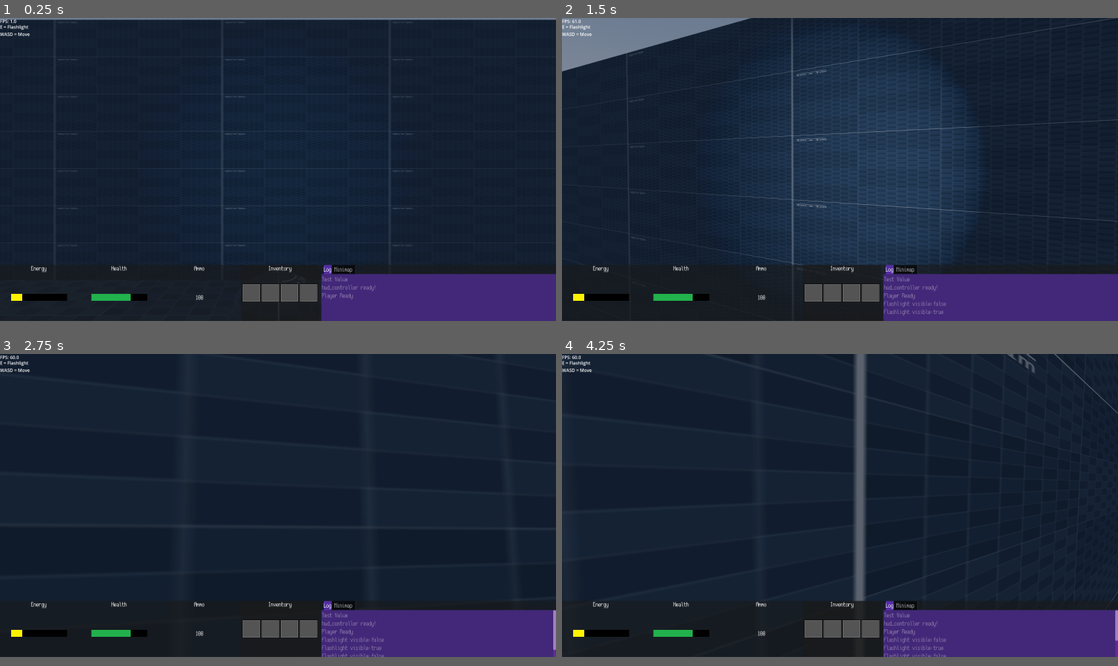
Above: before the commit, frames 1-4 (two rows, left to right).
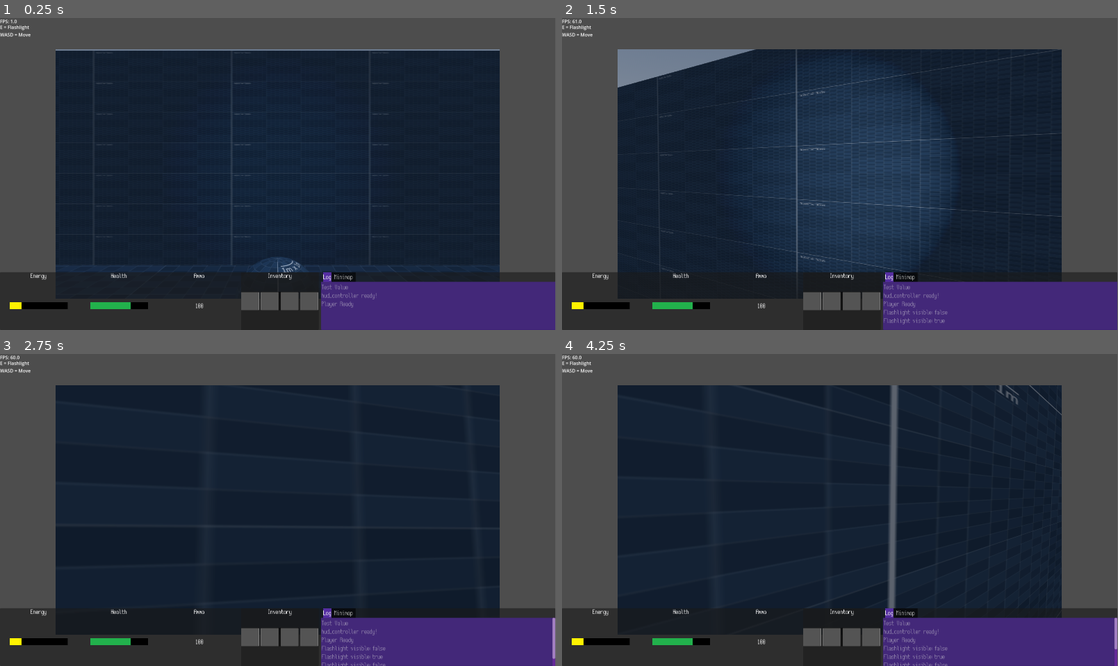
Above: after the commit, the same moments.

Repository: james-garrett/camera-shrink-demo
Game: Godot game, scene res://environment/World.tscn
Same seed, same stepped clock (60 frames per second), same inputs: the game is played once before the commit and once after it.
Inputs (mouse positions are in pixels of both pictures, inside the frame that each line leads up to):
- Up to frame 1 (0.25 s): no input
- Up to frame 2 (1.5 s): move the mouse to (867, 167) at 0.52 s; hold E (action_flashlight) 0.53-1.28 s; hold Up (ui_up) from 0.53 s (still down); tap Space (action_jump) at 0.77 s; move the mouse to (812, 170) at 1.27 s; tap E (action_flashlight) at 1.35 s
- Up to frame 3 (2.75 s): keep holding Up (ui_up); tap Space (action_jump) at 1.52 s; move the mouse to (289, 500) at 2.02 s; hold E (action_flashlight) from 2.03 s (still down)
- Up to frame 4 (4.25 s): keep holding Up (ui_up); tap Enter at 2.75 s; move the mouse to (834, 510) at 2.77 s; release E (action_flashlight) at 2.78 s; tap E (action_flashlight) at 2.85 s; tap Space (action_jump) at 3.02, 3.77 s; move the mouse to (878, 510) at 3.52 s; hold E (action_flashlight) from 3.53 s (still down)
In our replay, the window is 800x436 before the commit and 799x449 after it. These sizes can differ from the game's own. Grey fills any space a smaller window leaves; there, only what the larger window draws over its background counts as a difference.

The runs differ from the first frame. In frame 1, 31% of the frame differs, in the area x 0-100%, y 0-100%; in frame 2, 34%; in frame 3, 31%; in frame 4, 32%.

Commit message:
Got window to resize while considering aspect ratio, without showing subViewPort. This still causes performance issues and the scaling isn't perfect.

Diff:
--- a/environment/World.tscn
+++ b/environment/World.tscn
@@ -34,26 +34,12 @@
 
 [node name="MainScene" type="Node3D"]
 
-[node name="SubViewportContainer" type="SubViewportContainer" parent="."]
-anchors_preset = 8
-anchor_left = 0.5
-anchor_top = 0.5
-anchor_right = 0.5
-anchor_bottom = 0.5
-offset_left = -990.0
-offset_top = -540.0
-offset_right = 990.0
-offset_bottom = 540.0
-grow_horizontal = 2
-grow_vertical = 2
-scale = Vector2(0.999892, 0.99994)
-
-[node name="SubViewport" type="SubViewport" parent="SubViewportContainer"]
+[node name="SubViewport" type="SubViewport" parent="."]
 handle_input_locally = false
-size = Vector2i(1980, 1080)
+size = Vector2i(1920, 1080)
 render_target_update_mode = 4
 
-[node name="ProxyCamera" type="Camera3D" parent="SubViewportContainer/SubViewport"]
+[node name="ProxyCamera" type="Camera3D" parent="SubViewport"]
 transform = Transform3D(1, 0, 0, 0, 1, 0, 0, 0, 1, 0, 0.491182, 0.15522)
 current = true
 fov = 50.0
@@ -406,7 +392,7 @@
 [node name="Player" parent="." instance=ExtResource("3")]
 transform = Transform3D(1, 0, 0, 0, 1, 0, 0, 0, 1, 0, -1, 0)
 
-[node name="CenterContainer" type="CenterContainer" parent="."]
+[node name="VBoxContainer" type="VBoxContainer" parent="."]
 anchors_preset = 8
 anchor_left = 0.5
 anchor_top = 0.5
@@ -419,10 +405,11 @@
 grow_horizontal = 2
 grow_vertical = 2
 
-[node name="TextureRect" type="TextureRect" parent="CenterContainer"]
+[node name="CenterContainer" type="CenterContainer" parent="VBoxContainer"]
+layout_mode = 2
+
+[node name="TextureRect" type="TextureRect" parent="VBoxContainer/CenterContainer"]
 layout_mode = 2
 size_flags_horizontal = 3
 size_flags_vertical = 3
 script = ExtResource("13_dedhk")
-
-[node name="CanvasLayer" type="CanvasLayer" parent="."]
--- a/project.godot
+++ b/project.godot
@@ -21,8 +21,9 @@
 
 [display]
 
-window/size/viewport_width=1980
+window/size/viewport_width=1920
 window/size/viewport_height=1080
+window/size/initial_position_type=0
 
 [input]
 
--- a/scripts/hud_controller.gd
+++ b/scripts/hud_controller.gd
@@ -9,6 +9,12 @@
 var ui_expanded = true
 var target_size
 var resizing = false
+var uiWindowSizes = {
+	"16:9": [Vector2(1920, 1080), Vector2(1600, 900), Vector2(1366, 768), Vector2(1280, 720), Vector2(960, 540), Vector2(640, 360)]
+}
+var defaultAspectRatio = "16:9"
+var defaultWindowSize
+var uiWindowIndex = 0
 
 func _ready():
 	CustomLogger.log("hud_controller ready!")
@@ -25,27 +31,25 @@
 
 	#subViewportContainer.visible = false
 
-
-	viewport.set_custom_minimum_size(Vector2(1980, 1080))
-	#viewport.size = Vector2(1980, 1080)
+	defaultWindowSize = calculate_ratio_accurate_viewport(defaultAspectRatio, uiWindowSizes[defaultAspectRatio][uiWindowIndex])
+	viewport.set_custom_minimum_size(defaultWindowSize)
+	# viewport.set_custom_minimum_size(defaultWindowSize)
 	viewport.stretch_mode = TextureRect.STRETCH_SCALE
 
 	await get_tree().process_frame
 	#subViewportContainer.visible = false
 
+
 func _input(event):
 	if event is InputEventMouseButton:
-		# var emb = (InputEventMouseButton)event
 		if event.button_index == MOUSE_BUTTON_WHEEL_UP and event.pressed:
 			CustomLogger.log(str(event))
-			resize_ui_menu(true)
+			resize_ui_scroll(-1)
+			# resize_ui_menu(true)
 		elif event.button_index == MOUSE_BUTTON_WHEEL_DOWN and event.pressed:
 			CustomLogger.log(str(event))
-			resize_ui_menu(false)
-	# if event.button_index == MOUSE_BUTTON_WHEEL_UP:
-	# 	resize_ui_menu(true)
-	# elif event.button_index == MOUSE_BUTTON_WHEEL_DOWN:
-	# 	resize_ui_menu(false)
+			resize_ui_scroll(1)
+			# resize_ui_menu(false)
 
 func _process(delta):
 	if resizing:
@@ -56,19 +60,39 @@
 		else:
 			viewport.set_custom_minimum_size(new_size)
 
-# TODO make it an array of values we move up and down
-# Get current index, increase to zoom out, decrease to zoom in
-func resize_ui_menu(zoomed_in):
-	ui_expanded = zoomed_in
-	resizing = true
-	if zoomed_in:
-		#viewport.size = subViewportDefaultSize
-		target_size = Vector2(1980, 1080)
-		#viewport.set_custom_minimum_size(Vector2(1980, 1080))
-	else:
-		# viewportContainer.custom_minimum_size = Vector2(subViewportDefaultSize.x / 2, subViewportDefaultSize.y / 2)
-		target_size = Vector2(1000, 800)
-		#viewport.set_custom_minimum_size(Vector2(1000, 800))
-		# viewport.margin_left = viewport.margin_left - 500
-		# viewport.margin_bottom = viewport.margin_bottom - 500
-		#viewport.size = Vector2(1000, 800)
+func resize_ui_scroll(direction):
+	if direction == 1:
+		if uiWindowIndex > 0:
+			resizing = true
+			uiWindowIndex -= 1
+			target_size = uiWindowSizes[defaultAspectRatio][uiWindowIndex]
+	elif direction == -1:
+		if uiWindowIndex < uiWindowSizes[defaultAspectRatio].size() -1:
+			resizing = true
+			uiWindowIndex += 1
+			target_size = uiWindowSizes[defaultAspectRatio][uiWindowIndex]
+
+func calculate_aspect_ratio_as_fraction(aspect_ratio_string):
+	var ratioArr = aspect_ratio_string.split(":")
+	if ratioArr[0] == null || ratioArr[1] == null:
+		push_error("invalid ratio given:" + aspect_ratio_string)
+	var fraction = ratioArr[0].to_float() / ratioArr[1].to_float()
+	return fraction
+
+
+
+
+func calculate_ratio_accurate_viewport(target_aspect_ratio, viewPort_size):
+	var aspect_ratio_fraction = calculate_aspect_ratio_as_fraction(target_aspect_ratio)
+	# 0.8 for 4/5 of screen space
+	var max_width = 0.8 * viewPort_size.x
+	var max_height = 0.8 * viewPort_size.y
+
+	var new_height = max_width / aspect_ratio_fraction
+
+	var new_width = new_height * aspect_ratio_fraction
+
+	if new_height > max_height:
+		return Vector2(max_height * aspect_ratio_fraction, max_height)
+
+	return Vector2(max_width, new_height)
